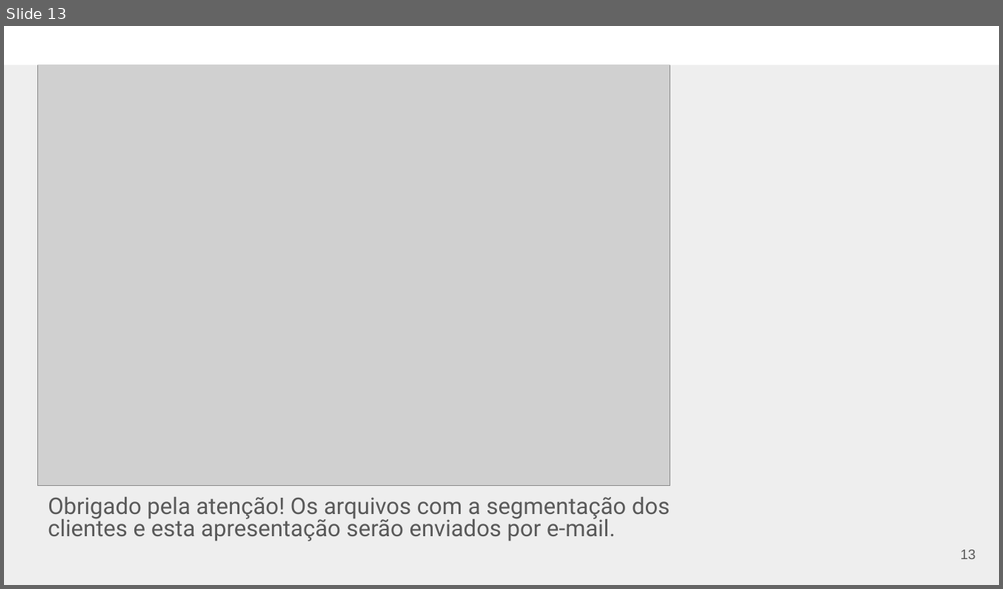
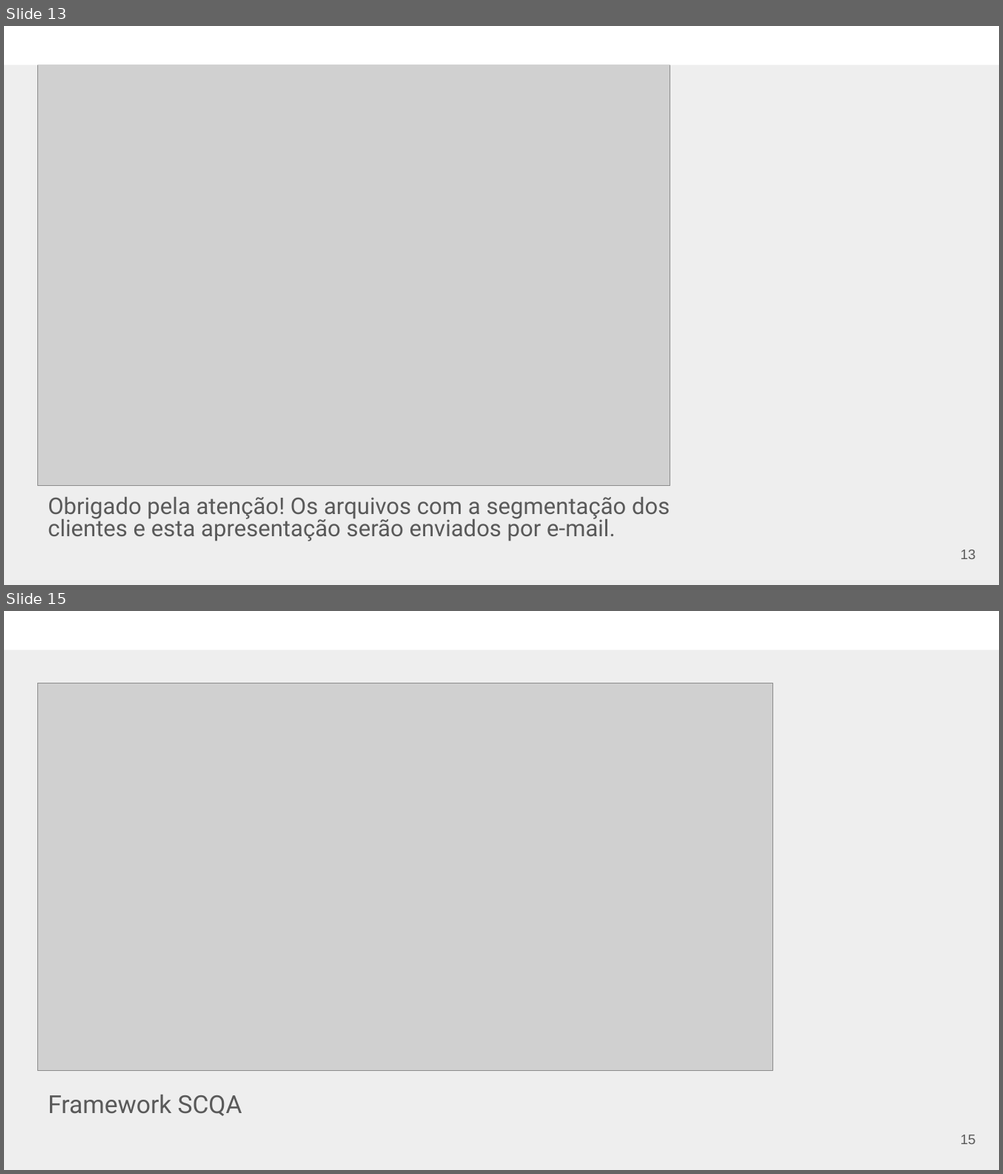
Before and after one commit to datalopes1/warehouse_rfv, a slide deck: doc/slides.pptx. Shown one above the other, each under a label of ours: slide 13 before the commit, slides 13 and 15 after it; the slides between them are not shown. The pictures are 1003x589 and 1003x1174 pixels, drawn with LibreOffice and Linux fonts; fonts in the diff are those of the drawing; grey boxes stand for pictures. Boxes give left, top, right and bottom in pixels: in the first picture for what was removed or moved away, otherwise in the second. Text is boxed around its words. In the diff, an @@ line names an element or a change of style, - is before the commit and + after.

```diff
--- a/doc/slides.pptx
+++ b/doc/slides.pptx
@@ slide 15 added at (x1=4, y1=611, x2=999, y2=1170), background #EEEEEE @@
@@ rectangle added at (x1=4, y1=611, x2=999, y2=649), fill #FFFFFF @@
@@ picture added at (x1=38, y1=684, x2=773, y2=1071) @@
@@ text added at (x1=48, y1=1095, x2=242, y2=1116), 18 pt, text #595959 @@
+Framework SCQA
@@ page number added at (x1=960, y1=1135, x2=976, y2=1145), 10 pt, text #595959 @@
+15
```
Also in this commit, not shown: 1 slide changed, 1 other slide added, 1 other file.
